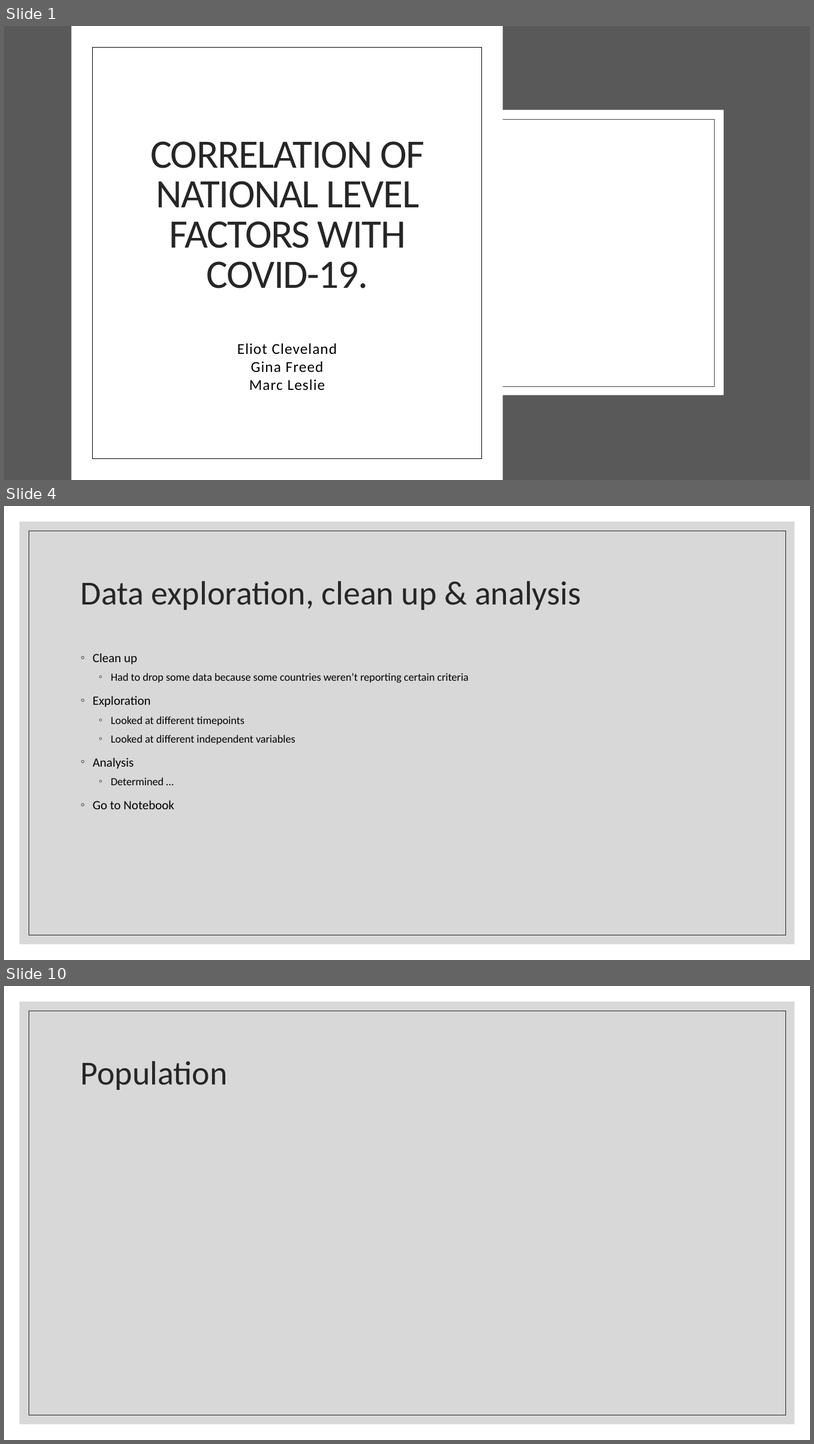
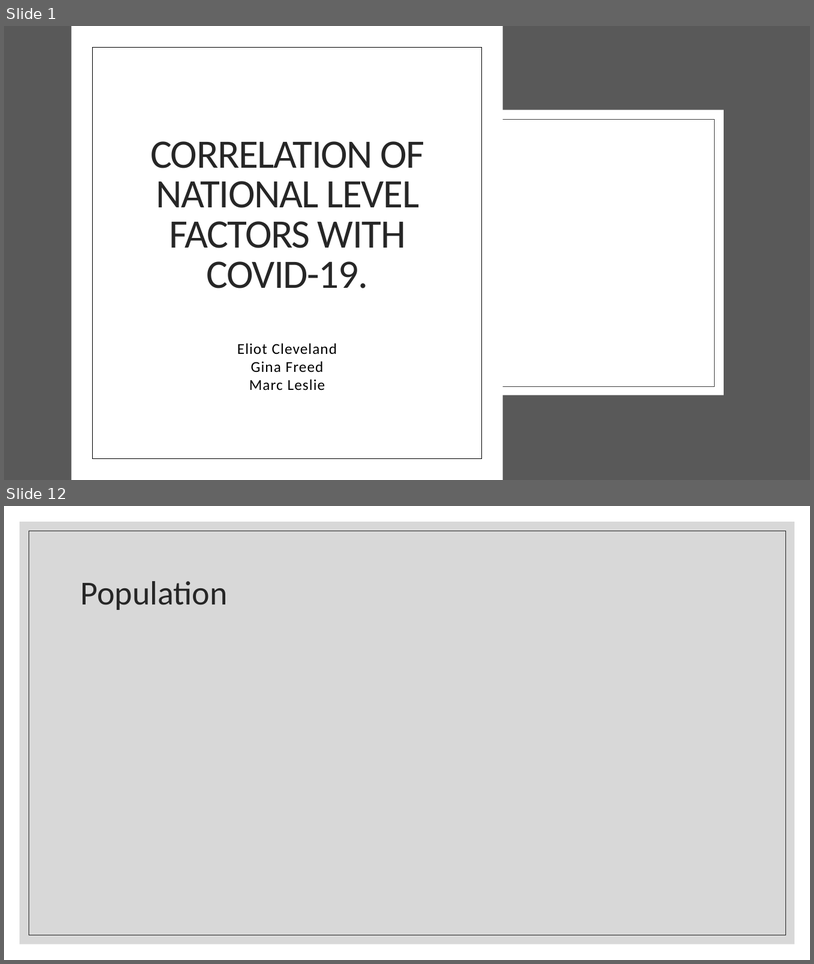
Before and after one commit to eclevela-1234/Covid-19-in-Europe, a slide deck: Covid-19 Presentation Team GEM.pptx. Shown one above the other, each under a label of ours: slides 1, 4 and 10 before the commit, slides 1 and 12 after it; the slides between them are not shown. The pictures are 814x1444 and 814x964 pixels, drawn with LibreOffice and Linux fonts; fonts in the diff are those of the drawing; background and template pictures are left out. Boxes give left, top, right and bottom in pixels: in the first picture for what was removed or moved away, otherwise in the second. Text is boxed around its words. In the diff, an @@ line names an element or a change of style, - is before the commit and + after.

```diff
--- a/Covid-19 Presentation Team GEM.pptx
+++ b/Covid-19 Presentation Team GEM.pptx
@@ slide 4 removed at (x1=4, y1=506, x2=810, y2=960), background #FFFFFF; not listed: 2 template elements that a slide beside it also shows @@
@@ title removed at (x1=81, y1=581, x2=581, y2=610) @@
-Data exploration, clean up & analysis
@@ text removed at (x1=93, y1=653, x2=468, y2=809) @@
-◦ Clean up
-  ◦ Had to drop some data because some countries weren’t reporting certain criteria
-◦ Exploration
-  ◦ Looked at different timepoints
-  ◦ Looked at different independent variables
-◦ Analysis
-  ◦ Determined …
-◦ Go to Notebook
@@ what was slide 10 is now slide 12 @@
```
Also in this commit, not shown: 1 slide changed, 11 slides added, 7 other slides removed.
